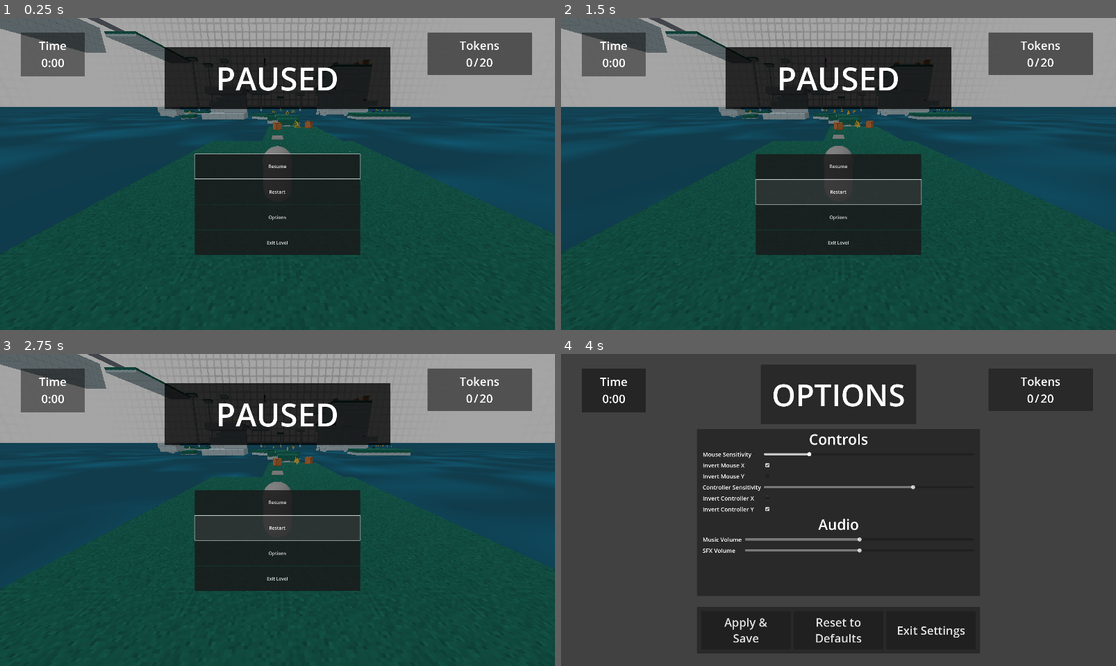
Above: before the commit, frames 1-4 (two rows, left to right).
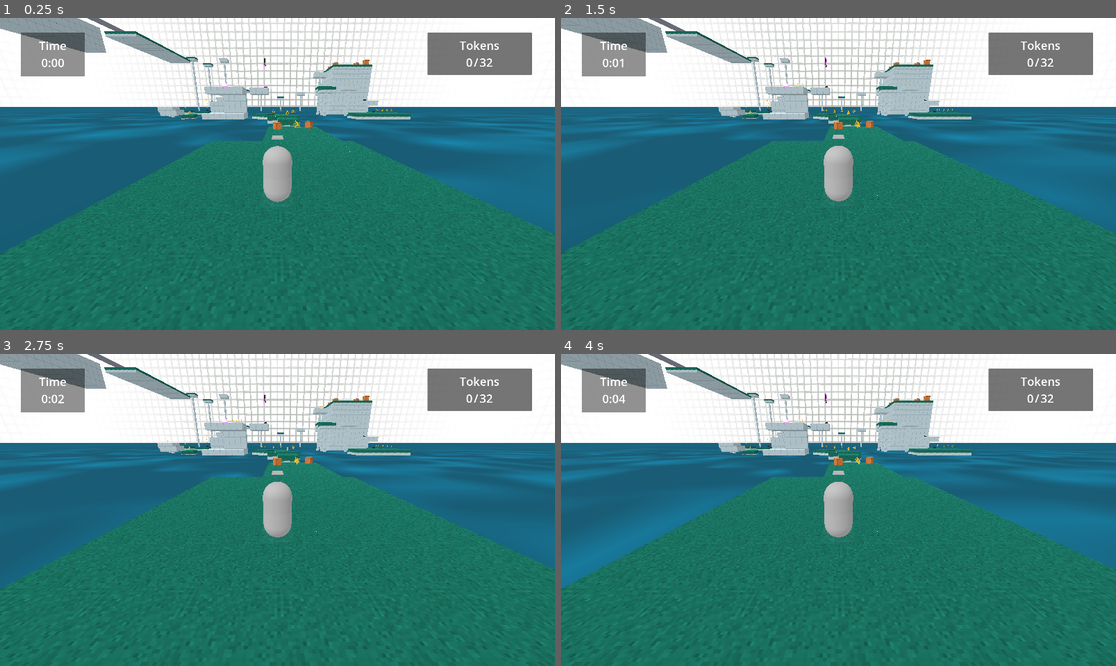
Above: after the commit, the same moments.

Repository: Nigel-Karunaratne/3DPlatformer_Godot4
Game: Godot game, scene res://level_scenes/monument1.tscn
Two runs of this game, one before a commit and one after it. Both use one fixed random seed, a clock stepped at 60 frames per second and the inputs below. The project has no main scene, so this scene is started directly.
Inputs (mouse positions are in pixels of both pictures, inside the frame that each line leads up to):
- Up to frame 1 (0.25 s): no input
- Up to frame 2 (1.5 s): click (838, 192) at 0.5 s, where only the run before the commit has a clickable "Restart"; click (838, 192) at 1.25 s, where only the run before the commit has a clickable "Restart"
- Up to frame 3 (2.75 s): click (277, 528) at 2 s, where only the run before the commit has a clickable "Restart"
- Up to frame 4 (4 s): click (838, 503) at 2.75 s, where only the run before the commit has a clickable "Resume"; click (838, 553) at 3.5 s, where only the run before the commit has a clickable "Options"

The runs differ from the first frame. In frame 1, 99% of the frame differs, in the area x 0-100%, y 0-100%; in frame 2, 99%; in frame 3, 99%; in frame 4, 99%.
Error before the commit: Parse Error: Identifier "FadeHolder" not declared in the current scope. (res://scripts/game_manager.gd:183)
Error after the commit: Invalid type in function 'get_child' in base 'Control'. Cannot convert argument 1 from String to int. (res://scripts/fade_holder.gd:12)

Commit message:
Fix wrong autoload identifier
was FadeHolder but is GlobalFade

Diff:
--- a/scripts/game_manager.gd
+++ b/scripts/game_manager.gd
@@ -180,7 +180,7 @@
 	await get_tree().create_timer(5).timeout
 
 	# FTB UI Transition
-	FadeHolder.fade_in()
+	GlobalFade.fade_in()
 	# TODO - Switch to main menu
 	var main_menu : Resource
 	if ResourceLoader.load_threaded_get_status(LevelPaths.LEVEL_SELECT_SCENE) == ResourceLoader.THREAD_LOAD_LOADED:
